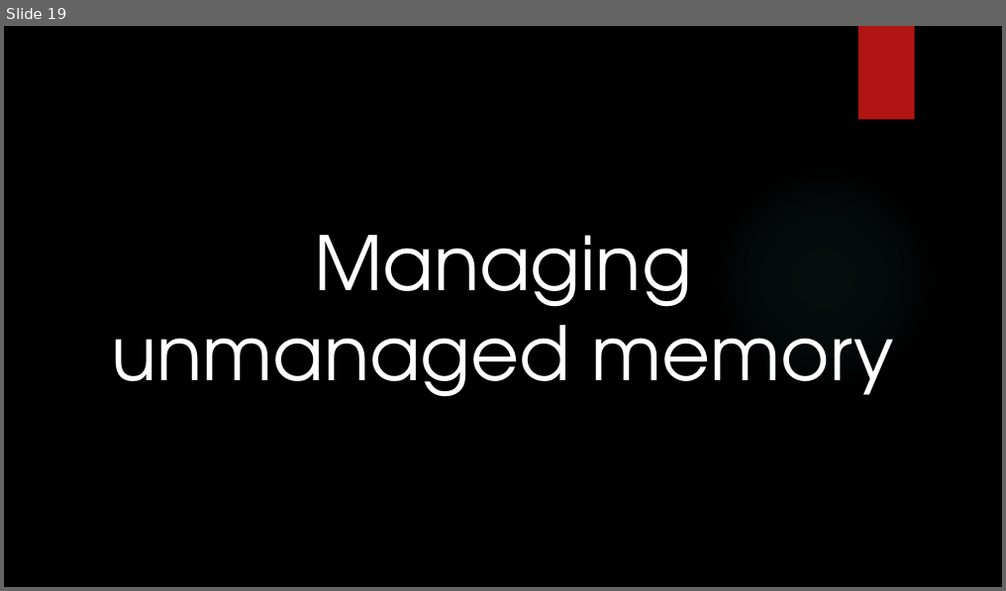
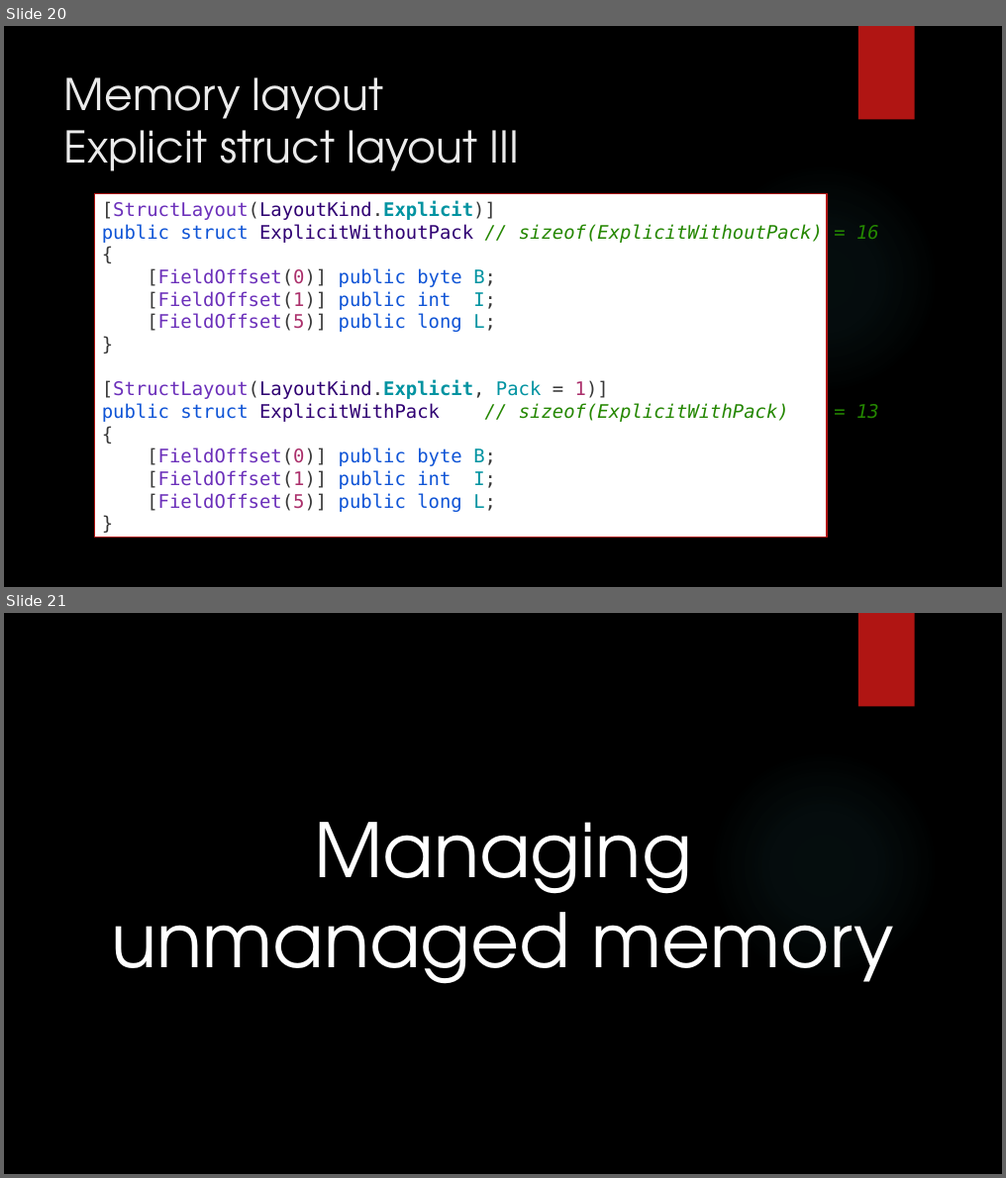
Before and after one commit to dennisdietrich/UnsafeCSharp, a slide deck: doc/Introduction to unsafe C#.pptx. Shown one above the other, each under a label of ours: slide 19 before the commit, slides 20 and 21 after it. The pictures are 1006x591 and 1006x1178 pixels, drawn with LibreOffice and Linux fonts; fonts in the diff are those of the drawing; background and template pictures are left out. Boxes give left, top, right and bottom in pixels: in the first picture for what was removed or moved away, otherwise in the second. Text is boxed around its words. In the diff, an @@ line names an element or a change of style, - is before the commit and + after.

Commit message:
Clarified packing size with field offsets, added information on pointers to object references, fixed calling convention in SQLite callback examples (#14)

```diff
--- a/doc/Introduction to unsafe C#.pptx
+++ b/doc/Introduction to unsafe C#.pptx
@@ slide 20 added at [4,26,1002,587], background picture (left out); not listed: 2 template elements that a slide beside it also shows @@
@@ title added at [64,77,520,172], 42 pt, text #EBEBEB @@
+Memory layout
+Explicit struct layout III
@@ rectangle added at [94,194,827,538], fill #FFFFFF, outline #B01513 1.25 pt, 18 pt, text #6B2FBA @@
+[StructLayout(LayoutKind.Explicit)]
+public struct ExplicitWithoutPack // sizeof(ExplicitWithoutPack) = 16
+{
+[FieldOffset(0)] public byte B;
+[FieldOffset(1)] public int I;
+[FieldOffset(5)] public long L;
+}
+[StructLayout(LayoutKind.Explicit, Pack = 1)]
+public struct ExplicitWithPack // sizeof(ExplicitWithPack) = 13
+{
+[FieldOffset(0)] public byte B;
+[FieldOffset(1)] public int I;
+[FieldOffset(5)] public long L;
+}
@@ what was slide 19 is now slide 21 @@
```
Also in this commit, not shown: 5 slides changed, 1 other slide added, 8 other files.
